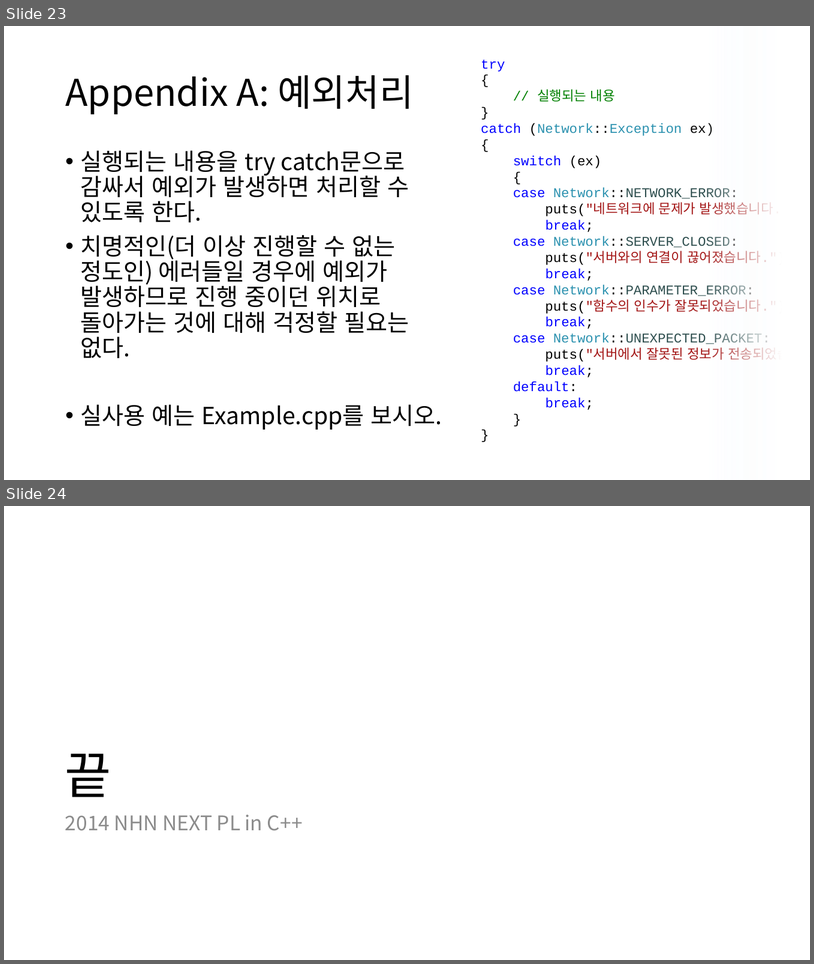
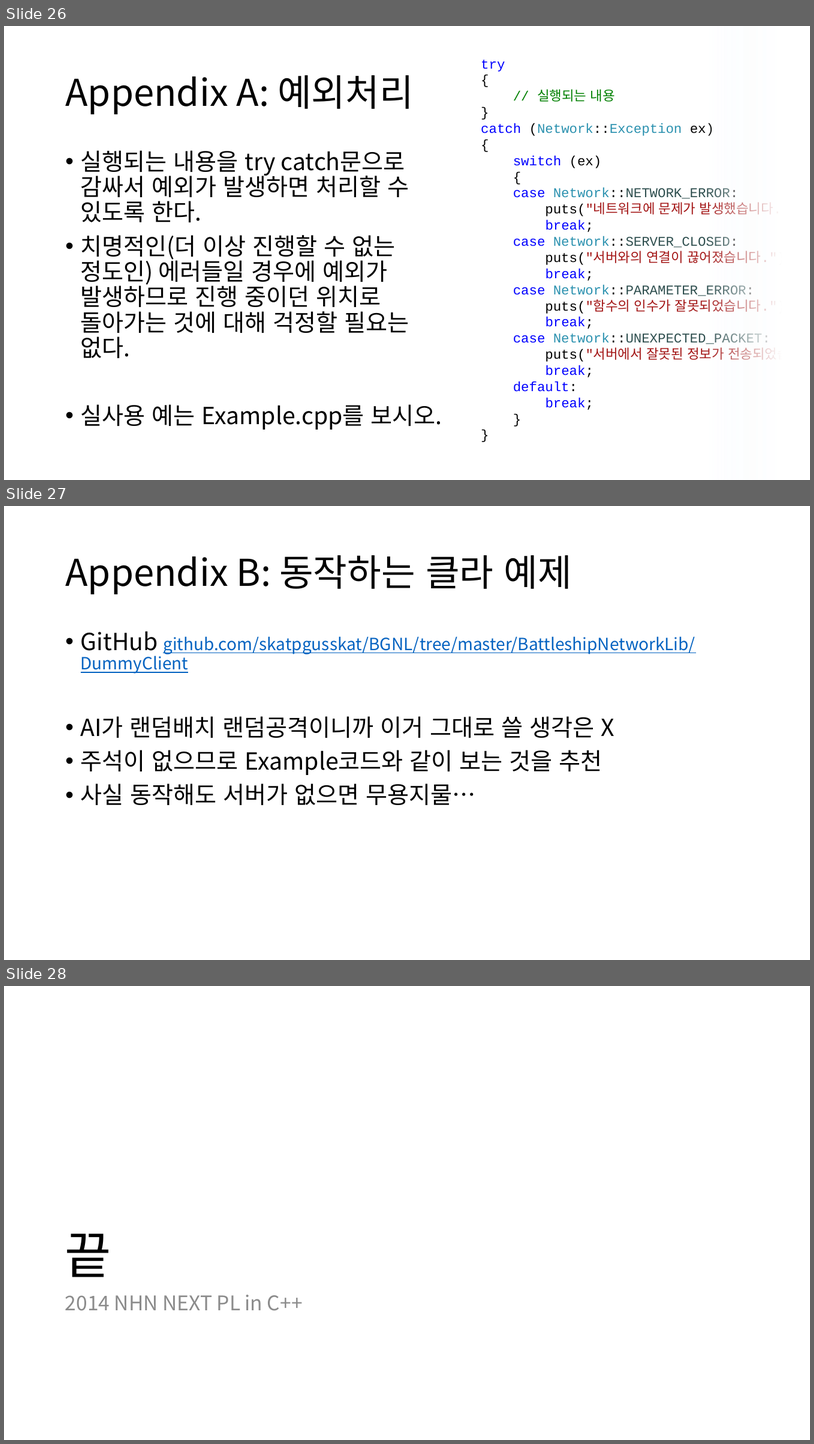
Before and after one commit to namse/BGNL, a slide deck: BGNL사용법설명.pptx. Shown one above the other, each under a label of ours: slides 23 and 24 before the commit, slides 26, 27 and 28 after it. The pictures are 814x964 and 814x1444 pixels, drawn with LibreOffice and Linux fonts; fonts in the diff are those of the drawing. Boxes give left, top, right and bottom in pixels: in the first picture for what was removed or moved away, otherwise in the second. Text is boxed around its words. In the diff, an @@ line names an element or a change of style, - is before the commit and + after.

```diff
--- a/BGNL사용법설명.pptx
+++ b/BGNL사용법설명.pptx
@@ slide 27 added at bbox=[4, 506, 810, 960], background #FFFFFF @@
@@ title added at bbox=[65, 555, 572, 594], 44 pt, text #000000 @@
+Appendix B: 동작하는 클라 예제
@@ text added at bbox=[81, 631, 696, 805], 20 pt, text #0563C1, underline @@
+• GitHub github.com/skatpgusskat/BGNL/tree/master/BattleshipNetworkLib/DummyClient
+• AI가 랜덤배치 랜덤공격이니까 이거 그대로 쓸 생각은 X
+• 주석이 없으므로 Example코드와 같이 보는 것을 추천
+• 사실 동작해도 서버가 없으면 무용지물…
@@ what was slide 23 is now slide 26 @@
@@ what was slide 24 is now slide 28 @@
```
Also in this commit, not shown: 3 other slides added.
